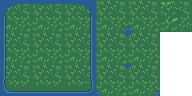
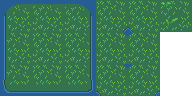
Layer changes from the first 192x96 image to the second:
added layer "Grass Clear" above "Grass" over bbox(6, 4, 90, 86)
